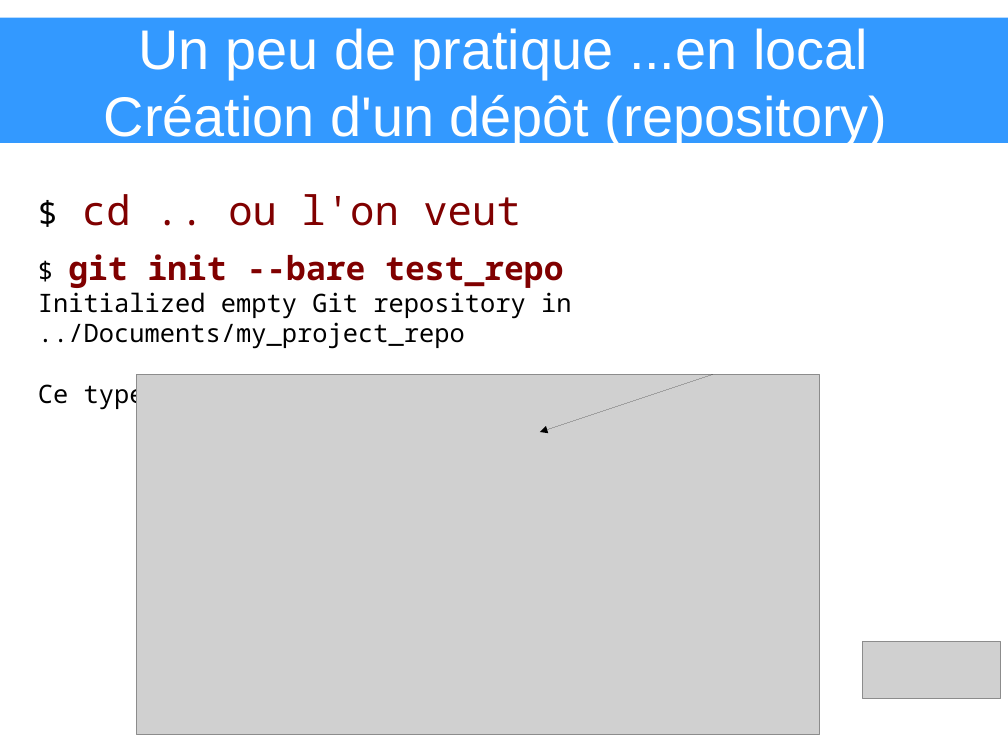
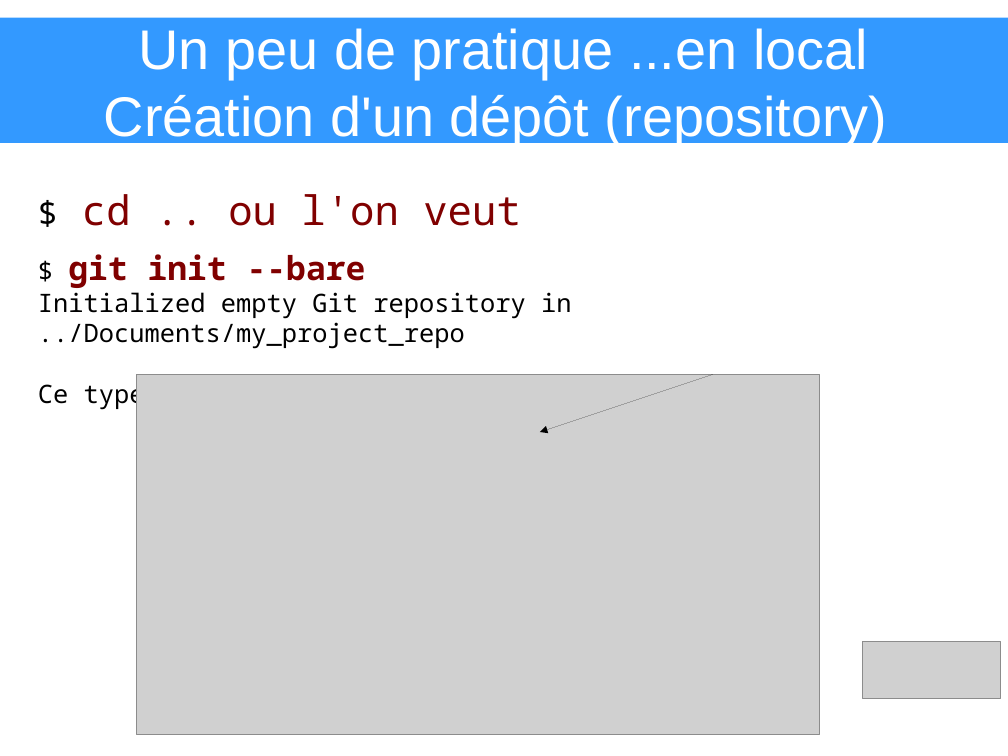
Before and after one commit to heylve/current, a slide deck: slide 4 of Presentations/git_explained.odp. Drawn at 1008x756 pixels with LibreOffice and Linux fonts; fonts in the diff are those of the drawing; grey boxes stand for pictures. Boxes give left, top, right and bottom in pixels: in the first picture for what was removed or moved away, otherwise in the second. Text is boxed around its words. In the diff, an @@ line names an element or a change of style, - is before the commit and + after.

```diff
--- a/Presentations/git_explained.odp
+++ b/Presentations/git_explained.odp
@@ text at [68, 254, 366, 288]: text changed @@
-$ git init --bare test_repo
+$ git init --bare
```
Also in this commit, not shown: 4 other slides changed, 18 other files.
